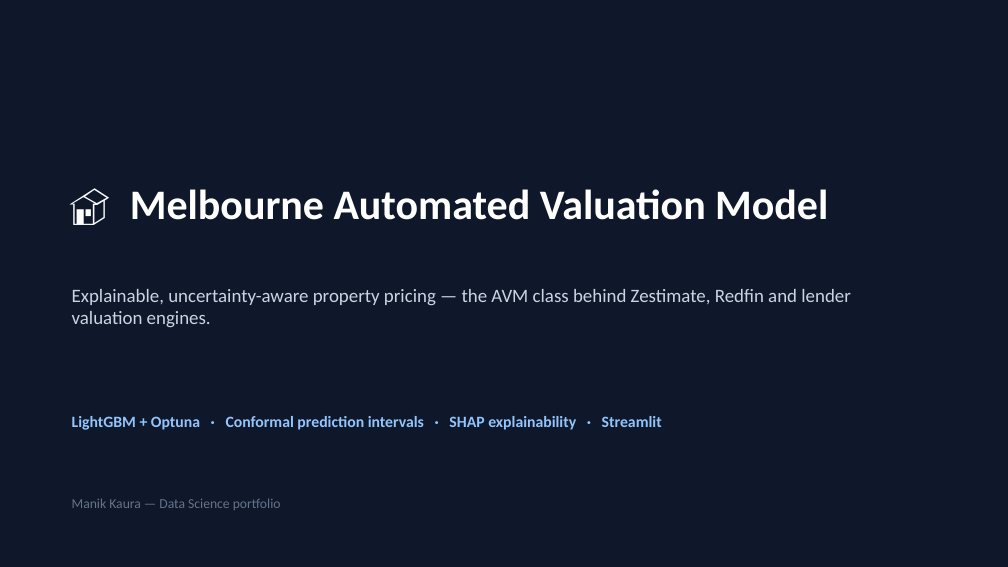
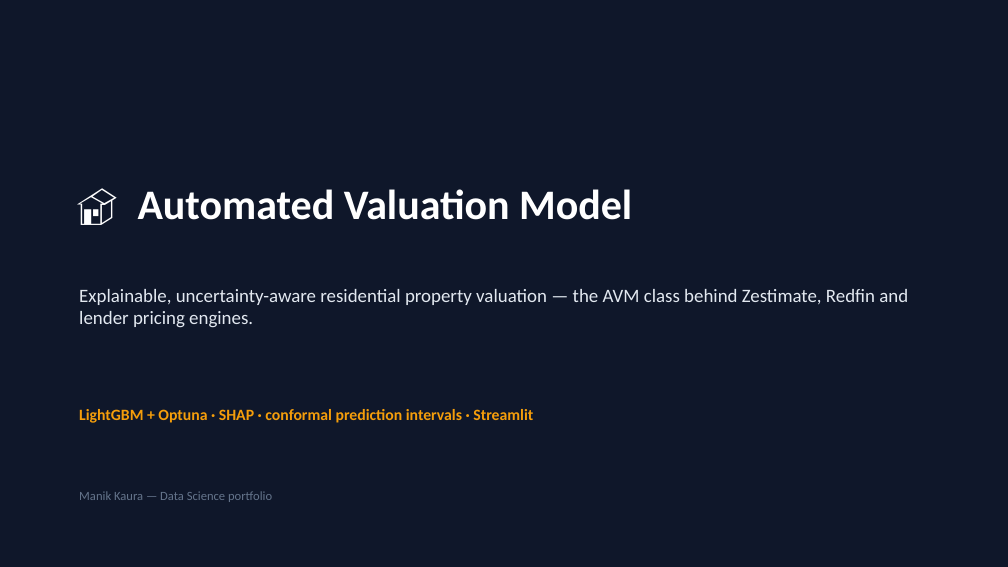
Before and after one commit to Manikaura/House-Valuation-system-using-ML-models, a slide deck: slide 1 of reports/AVM_house_valuation.pptx. Drawn at 1008x567 pixels with LibreOffice and Linux fonts; fonts in the diff are those of the drawing. Boxes give left, top, right and bottom in pixels: in the first picture for what was removed or moved away, otherwise in the second. Text is boxed around its words. In the diff, an @@ line names an element or a change of style, - is before the commit and + after.

Commit message:
Restructure slide deck into standard 5-part format

```diff
--- a/reports/AVM_house_valuation.pptx
+++ b/reports/AVM_house_valuation.pptx
@@ background #FFFFFF to #0F172A @@
@@ rectangle removed at <box>0,0,1008,567</box> @@
@@ text at <box>138,189,632,220</box>: text changed @@
-🏠 Melbourne Automated Valuation Model
+🏠 Automated Valuation Model
@@ text at <box>79,289,908,328</box>: text changed; text colour #CBD5E1 to #E2E8F0 @@
-Explainable, uncertainty-aware property pricing — the AVM class behind Zestimate, Redfin and lender valuation engines.
+Explainable, uncertainty-aware residential property valuation — the AVM class behind Zestimate, Redfin and lender pricing engines.
@@ text at <box>79,409,533,423</box>: text changed; text colour #93C5FD to #F59E0B @@
-LightGBM + Optuna · Conformal prediction intervals · SHAP explainability · Streamlit
+LightGBM + Optuna · SHAP · conformal prediction intervals · Streamlit
@@ text "Manik Kaura — Data Science ...": place and size @@
-text "Manik Kaura — Data Science ..." at <box>72,498,281,510</box>
+text "Manik Kaura — Data Science ..." at <box>79,491,272,502</box>
@@ text "Manik Kaura — Data Science ..." at <box>79,491,272,502</box>: size 13 to 12 pt @@
```
Also in this commit, not shown: 4 other slides changed, 1 slide added, 3 slides removed, 1 other file.
